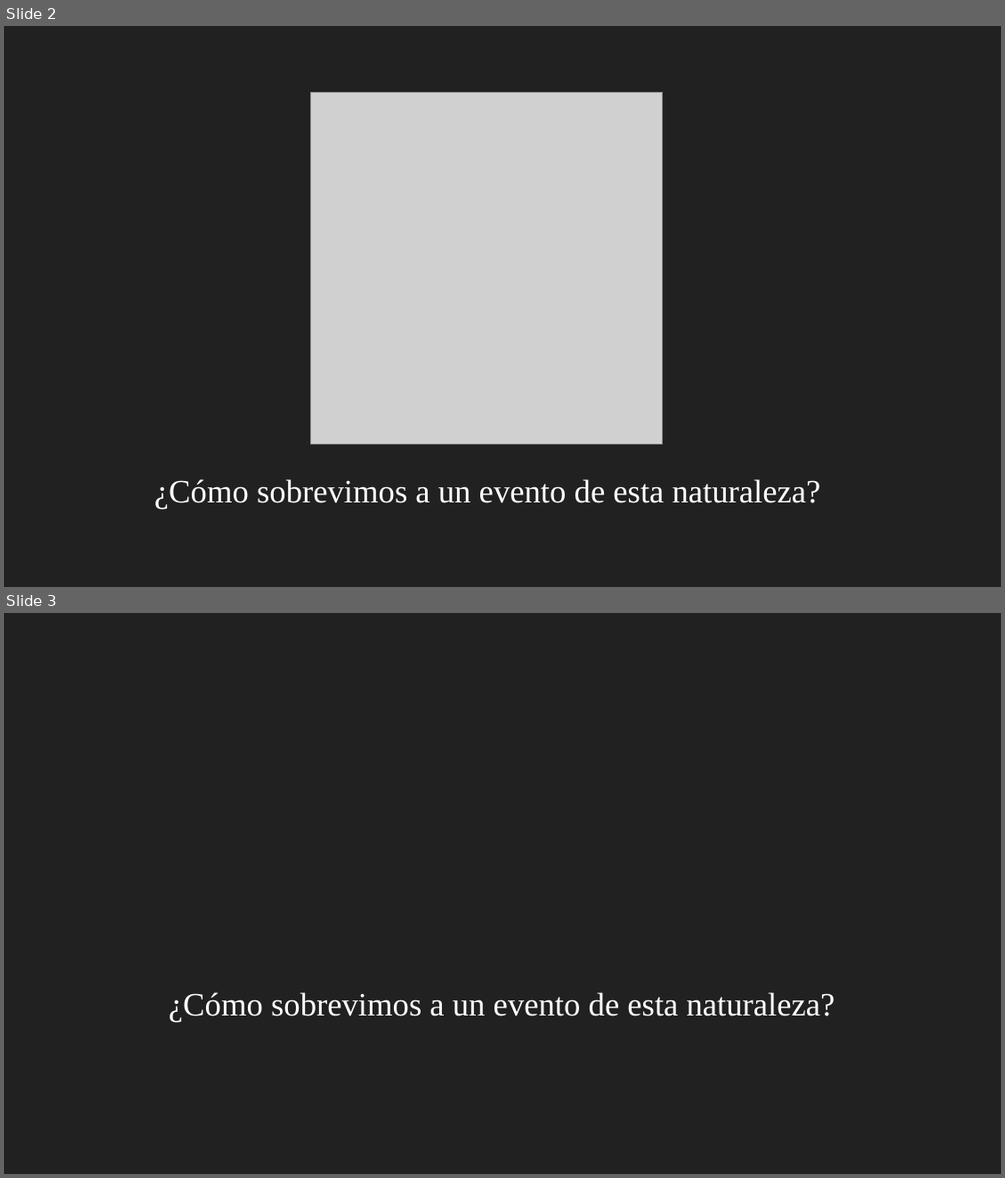
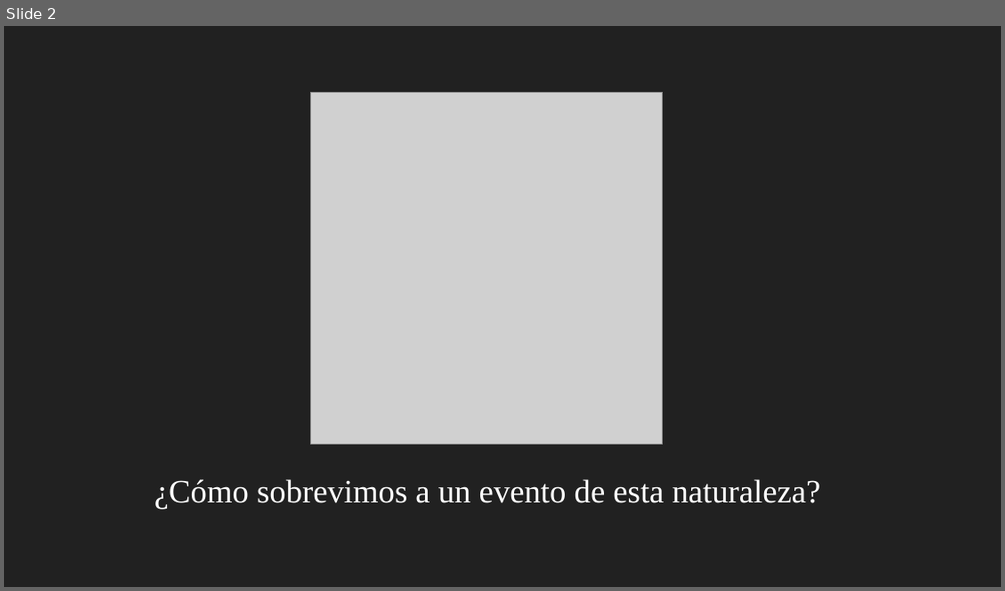
Before and after one commit to gerardommc/Medicina-Cons, a slide deck: Inmuno.odp. Shown one above the other, each under a label of ours: slides 2 and 3 before the commit, slide 2 after it. The pictures are 1005x1178 and 1005x591 pixels, drawn with LibreOffice and Linux fonts; fonts in the diff are those of the drawing; grey boxes stand for pictures. Boxes give left, top, right and bottom in pixels: in the first picture for what was removed or moved away, otherwise in the second. Text is boxed around its words. In the diff, an @@ line names an element or a change of style, - is before the commit and + after.

```diff
--- a/Inmuno.odp
+++ b/Inmuno.odp
@@ slide 3 removed at <box>4,613,1001,1174</box>, background #212121 @@
@@ subtitle removed at <box>169,992,835,1022</box> @@
-¿Cómo sobrevimos a un evento de esta naturaleza?
```
Also in this commit, not shown: 4 slides added, 2 other slides removed, 9 other files.
